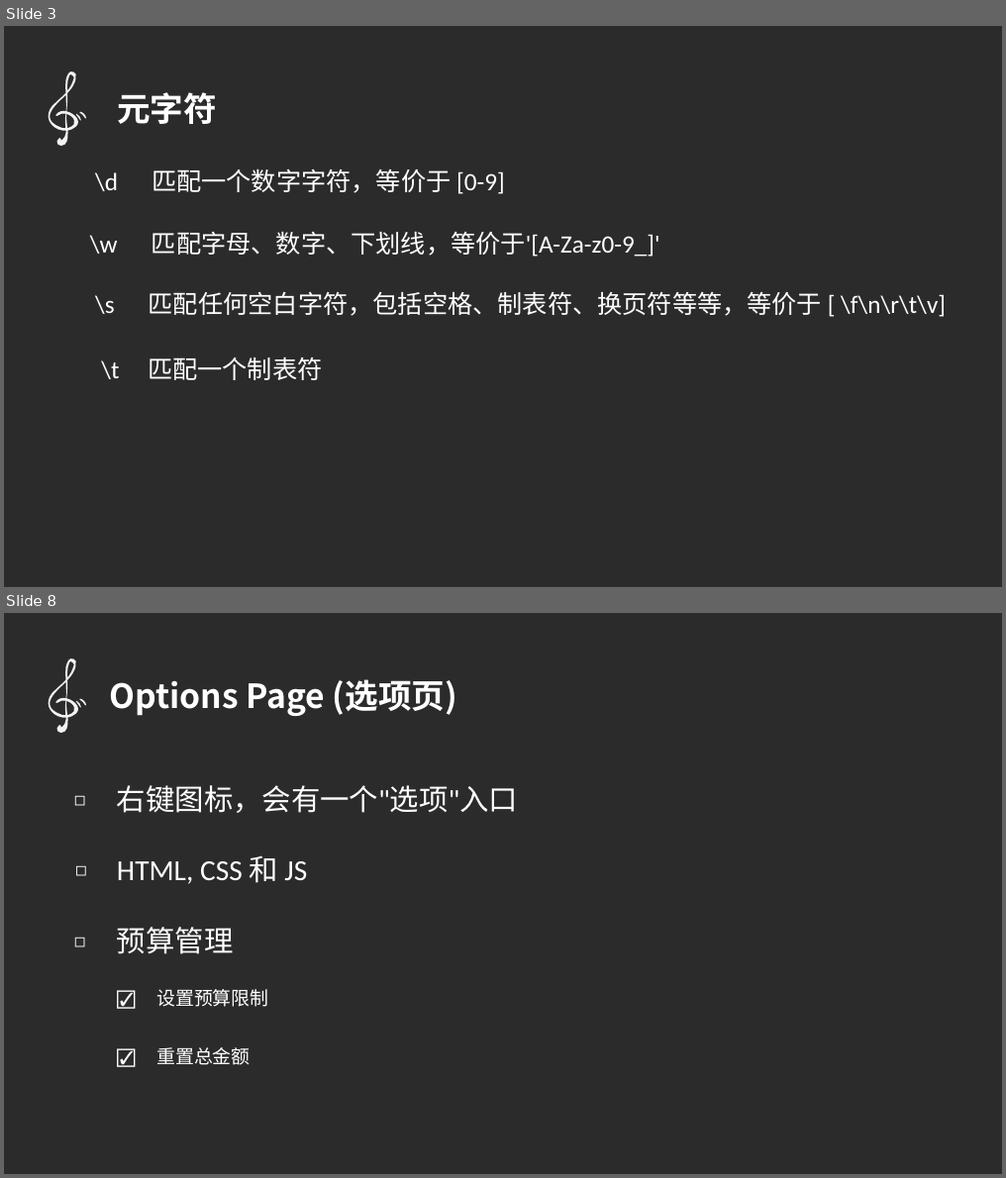
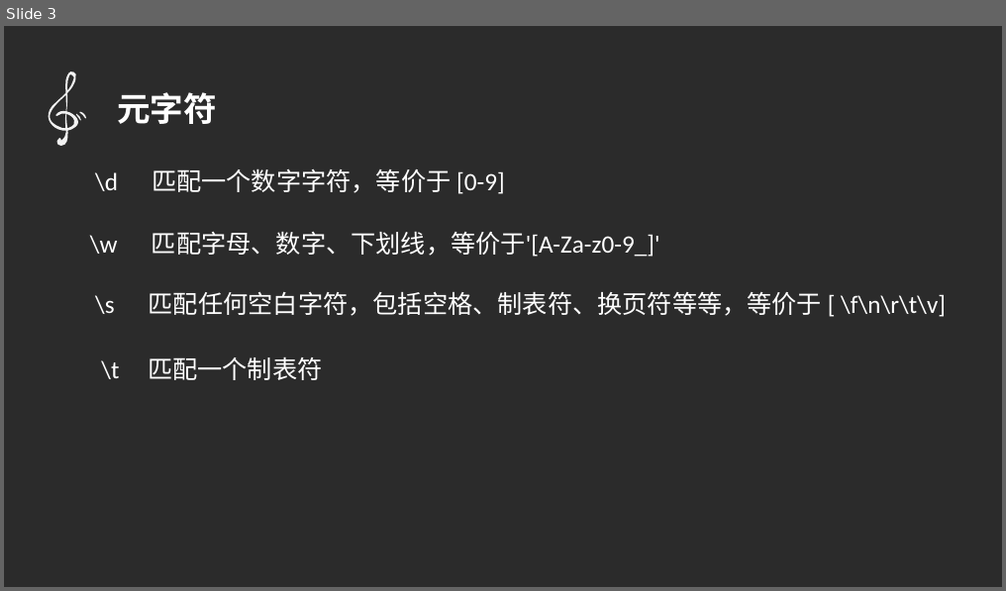
Before and after one commit to qq449245884/chromeTouir, a slide deck: 正则表达式/ppt.pptx. Shown one above the other, each under a label of ours: slides 3 and 8 before the commit, slide 3 after it; the slides between them are not shown. The pictures are 1006x1178 and 1006x591 pixels, drawn with LibreOffice and Linux fonts; fonts in the diff are those of the drawing; background and template pictures are left out; a plain dark background stands for a picture behind light text. Boxes give left, top, right and bottom in pixels: in the first picture for what was removed or moved away, otherwise in the second. Text is boxed around its words. In the diff, an @@ line names an element or a change of style, - is before the commit and + after.

```diff
--- a/正则表达式/ppt.pptx
+++ b/正则表达式/ppt.pptx
@@ slide 8 removed at [4, 613, 1002, 1174], background picture (left out) @@
@@ freeform shape removed at [38, 655, 94, 737] @@
@@ freeform shape removed at [74, 700, 82, 708] @@
@@ freeform shape removed at [77, 698, 88, 706] @@
@@ text removed at [109, 679, 458, 716] @@
-Options Page (选项页)
@@ text removed at [67, 783, 88, 814] @@
-◻
@@ text removed at [117, 785, 518, 813] @@
-右键图标，会有一个"选项"入口
@@ text removed at [68, 855, 89, 884] @@
-◻
@@ text removed at [117, 856, 307, 884] @@
-HTML, CSS 和 JS
@@ text removed at [67, 925, 88, 956] @@
-◻
@@ text removed at [117, 927, 233, 955] @@
-预算管理
@@ text removed at [110, 983, 141, 1013] @@
-☑
@@ text removed at [156, 989, 268, 1007] @@
-设置预算限制
@@ text removed at [110, 1042, 141, 1071] @@
-☑
@@ text removed at [156, 1048, 250, 1065] @@
-重置总金额
```
Also in this commit, not shown: 1 slide added, 16 other slides removed, 1 other file.
